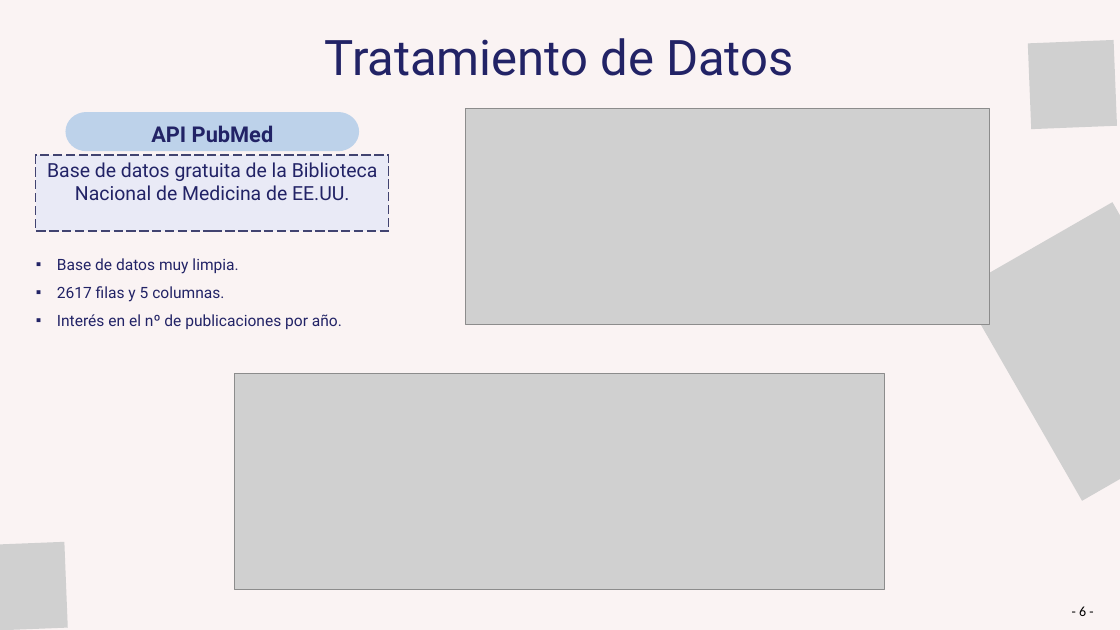
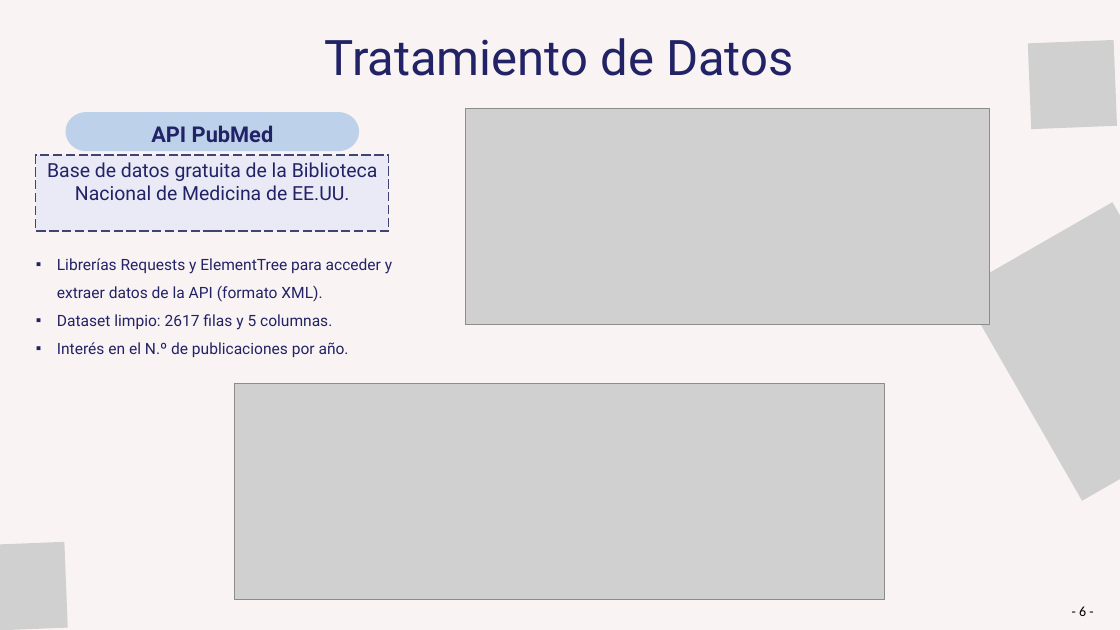
Before and after one commit to Muriburu/ITAcademy, a slide deck: slide 6 of Sprint 10 - Pràctica final/Presentación - Enfermedades raras.pptx. Drawn at 1120x630 pixels with LibreOffice and Linux fonts; fonts in the diff are those of the drawing; grey boxes stand for pictures. Boxes give left, top, right and bottom in pixels: in the first picture for what was removed or moved away, otherwise in the second. Text is boxed around its words. In the diff, an @@ line names an element or a change of style, - is before the commit and + after.

```diff
--- a/Sprint 10 - Pràctica final/Presentación - Enfermedades raras.pptx
+++ b/Sprint 10 - Pràctica final/Presentación - Enfermedades raras.pptx
@@ text at [57, 258, 392, 357]: text changed @@
-▪ Base de datos muy limpia.
-▪ 2617 filas y 5 columnas.
-▪ Interés en el nº de publicaciones por año.
+▪ Librerías Requests y ElementTree para acceder y extraer datos de la API (formato XML).
+▪ Dataset limpio: 2617 filas y 5 columnas.
+▪ Interés en el N.º de publicaciones por año.
@@ picture: place and size @@
-picture at [234, 374, 884, 590]
+picture at [234, 384, 884, 600]
```
Also in this commit, not shown: 8 other slides changed, 1 slide added, 42 other files.
